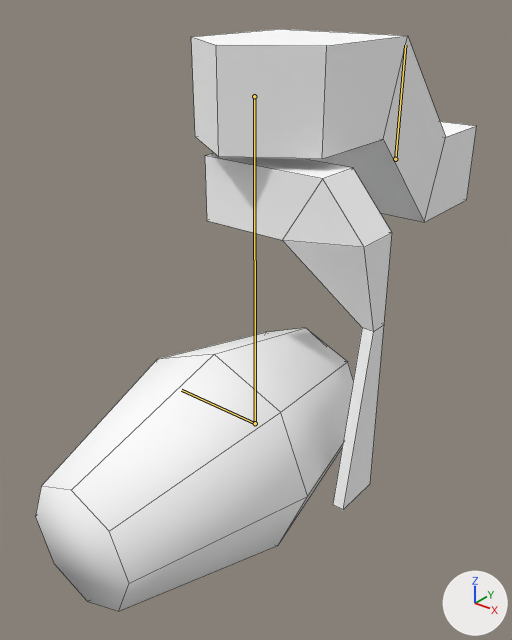
An edit to the Blender file assets/models/props/security_camera.blend, drawn before and after from the same camera.
The view is the same before and after, from a 50 mm camera at (0.463, -0.62, 0.398) aimed at (-0.016, -0.021, 0.027). The lights are fixed; the arrows at lower right show +X, +Y and +Z. Both versions are drawn at the pose saved in each file; the numbers are the values there. The bones that bend it are drawn over the model as lines. Mesh edges are drawn as thin lines.

The first picture shows 'camera'.
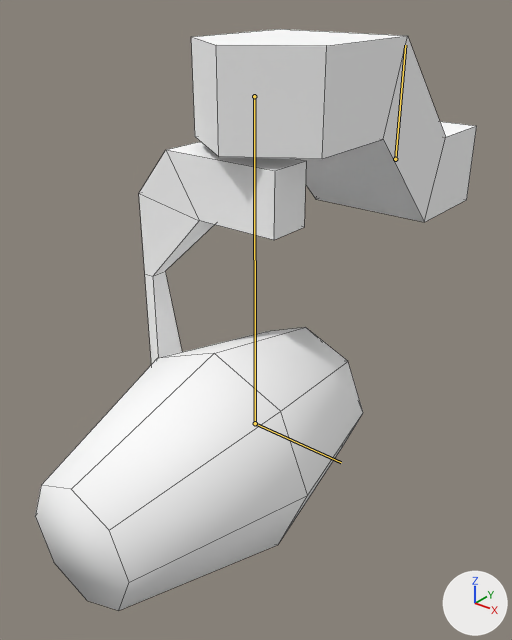
What differs and where, as boxes [x1, y1, x2, y2] in the pictures (512 x 640 px):
'camera', posed
    both: [35, 29, 477, 611]
bone 'head', root to tip
    before: (255, 423) to (181, 390)
    after: (255, 423) to (341, 462)

What the commit changed:
Bone 'bar' (bone_bar) turns from (0, 0, 0) to (0, 180, 0) degrees about its own x, y and z.
Bone 'head' (bone_head) turns from (0, 0, 0) to (0, -180, 0) degrees about its own x, y and z.
